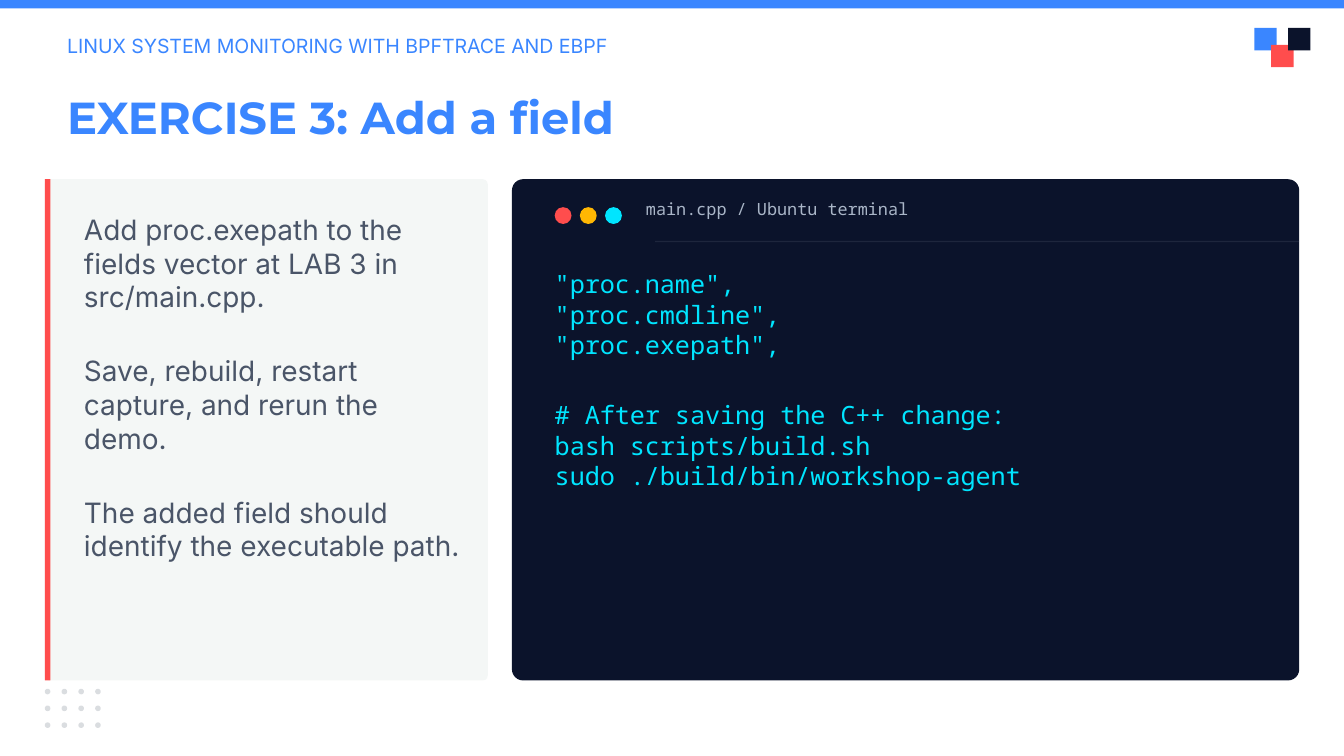
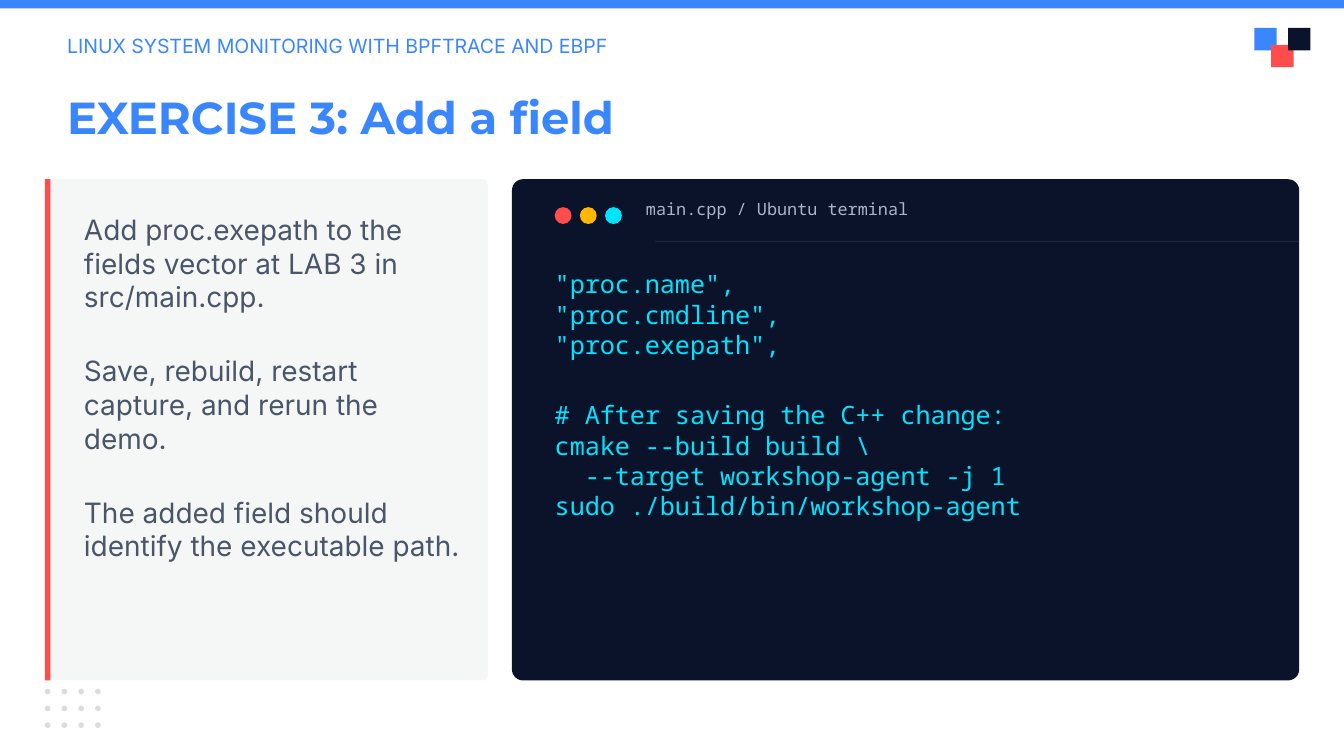
Before and after one commit to julianshalaby-perj/falco-libs-workshop, a slide deck: slide 10 of presentation/falco-libs-intro.pptx. Drawn at 1344x756 pixels with LibreOffice and Linux fonts; fonts in the diff are those of the drawing; background and template pictures are left out. Boxes give left, top, right and bottom in pixels: in the first picture for what was removed or moved away, otherwise in the second. Text is boxed around its words. In the diff, an @@ line names an element or a change of style, - is before the commit and + after.

Commit message:
Update slides for consolidated setup scripts

```diff
--- a/presentation/falco-libs-intro.pptx
+++ b/presentation/falco-libs-intro.pptx
@@ text at (555,436,1006,491): text changed @@
-bash scripts/build.sh
+cmake --build build \
+--target workshop-agent -j 1
```
Also in this commit, not shown: 3 other slides changed.
